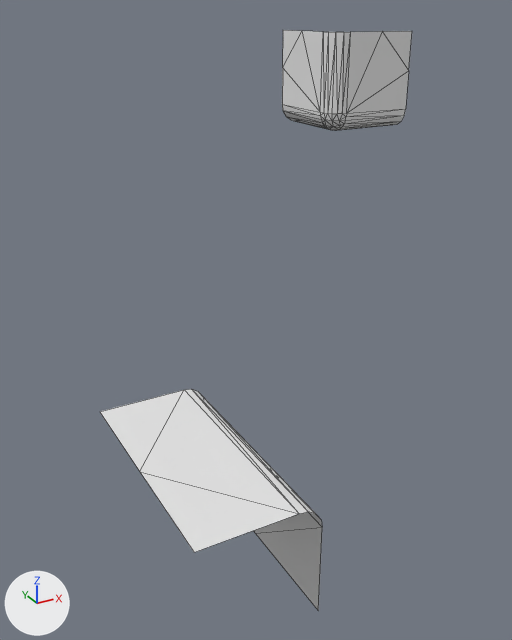
What one commit did to the OBJ model workshops/w6_polygonization/data/bmc/bmc_tiles/t_025.obj.
One viewpoint serves both versions: a 50 mm camera at (-0.847, -1.338, 0.555) aimed at (-0.11, 0.003, -0.115). The axes (+X, +Y, +Z) are drawn at lower left. The lights are the same throughout. Mesh edges are drawn as thin lines. Where no turn or scale is listed for an object, it has been applied to the vertices.

The older version as bpy lines, for what is in view:
```python
me_t_025 = bpy.data.meshes.new('t_025')
me_t_025.from_pydata(...)  # 68 vertices, 92 faces; spans x -0.5..0.5, y -0.5..0.5, z -0.5..0.5
ob_t_025 = bpy.data.objects.new('t_025', me_t_025)
ob_t_025.location = (0.0, 0.0, 0.0)
```
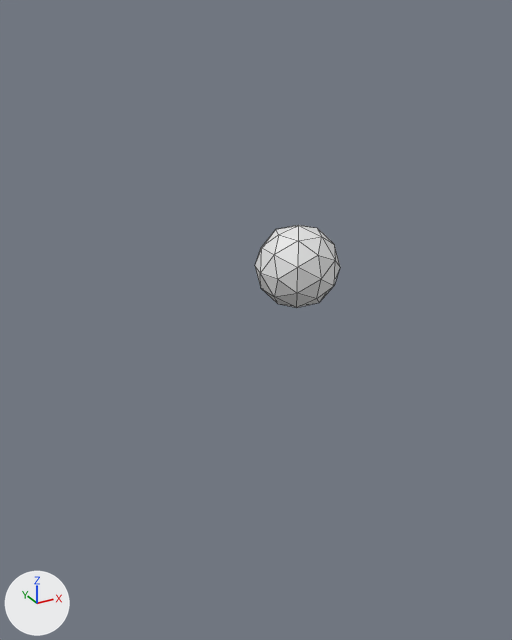
What differs and where, as boxes (x1, y1, x2, y2) in the pictures (512 x 640 px):
't_025', reshaped (73% narrower, 86% shorter): before (100, 30, 412, 610); after (255, 225, 340, 308)
part 1 of me_t_025, added: after (255, 225, 340, 308)
part 2 of me_t_025, deleted: before (282, 30, 412, 130)
part 3 of me_t_025, deleted: before (100, 389, 322, 610)

Edits to the bpy script that builds the scene:
```text
Change me_t_025:
    where me_t_025.from_pydata(...)  # 68 vertices, 92 faces; spans x -0.5..0.5, y -0.5..0.5, z -0.5..0.5
    used by ob_t_025; location = (0.0, 0.0, 0.0)
    me_t_025 part 1: a new loose piece, an icosphere of 80 faces spanning x -0.1..0.1, y -0.1..0.1, z -0.1..0.1
    me_t_025 part 2: the loose piece of 52 vertices spanning x 0.25..0.5, y 0.25..0.5, z 0.25..0.5 is deleted
    me_t_025 part 3: the loose piece of 16 vertices spanning x -0.5..-0.25, y -0.5..0.0, z -0.5..-0.25 is deleted
```
